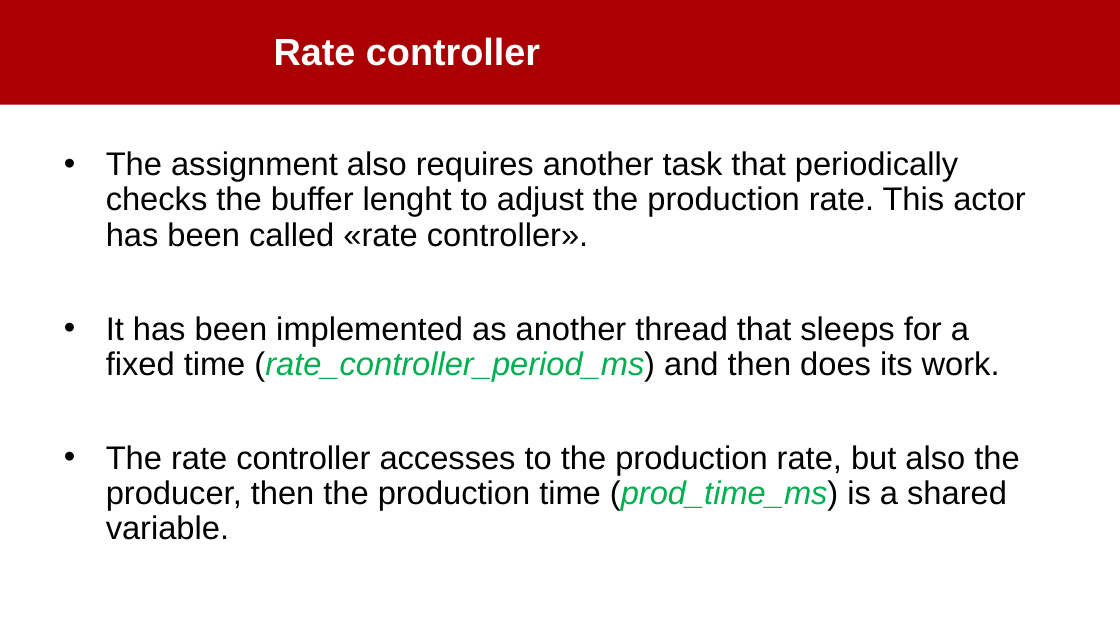
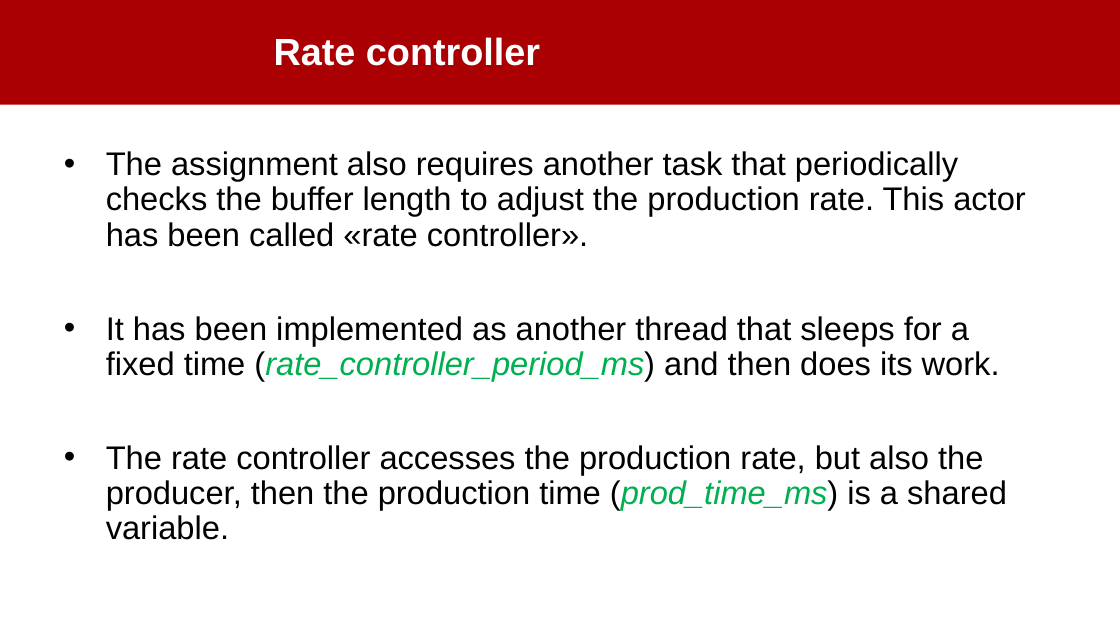
Before and after one commit to Giulia-Gibellato/Concurrent-RealTimeProgramming_project, a slide deck: slide 6 of ProducerConsumerProjectPresentation.pptx. Drawn at 1120x630 pixels with LibreOffice and Linux fonts; fonts in the diff are those of the drawing; background and template pictures are left out. Boxes give left, top, right and bottom in pixels: in the first picture for what was removed or moved away, otherwise in the second. Text is boxed around its words. In the diff, an @@ line names an element or a change of style, - is before the commit and + after.

```diff
--- a/ProducerConsumerProjectPresentation.pptx
+++ b/ProducerConsumerProjectPresentation.pptx
@@ text at [106, 151, 1026, 247]: text changed @@
-• The assignment also requires another task that periodically checks the buffer lenght to adjust the production rate. This actor has been called «rate controller».
+• The assignment also requires another task that periodically checks the buffer length to adjust the production rate. This actor has been called «rate controller».
@@ text at [106, 445, 1007, 540]: text changed @@
-• The rate controller accesses to the production rate, but also the producer, then the production time (prod_time_ms) is a shared variable.
+• The rate controller accesses the production rate, but also the producer, then the production time (prod_time_ms) is a shared variable.
```
Also in this commit, not shown: 3 other slides changed.
